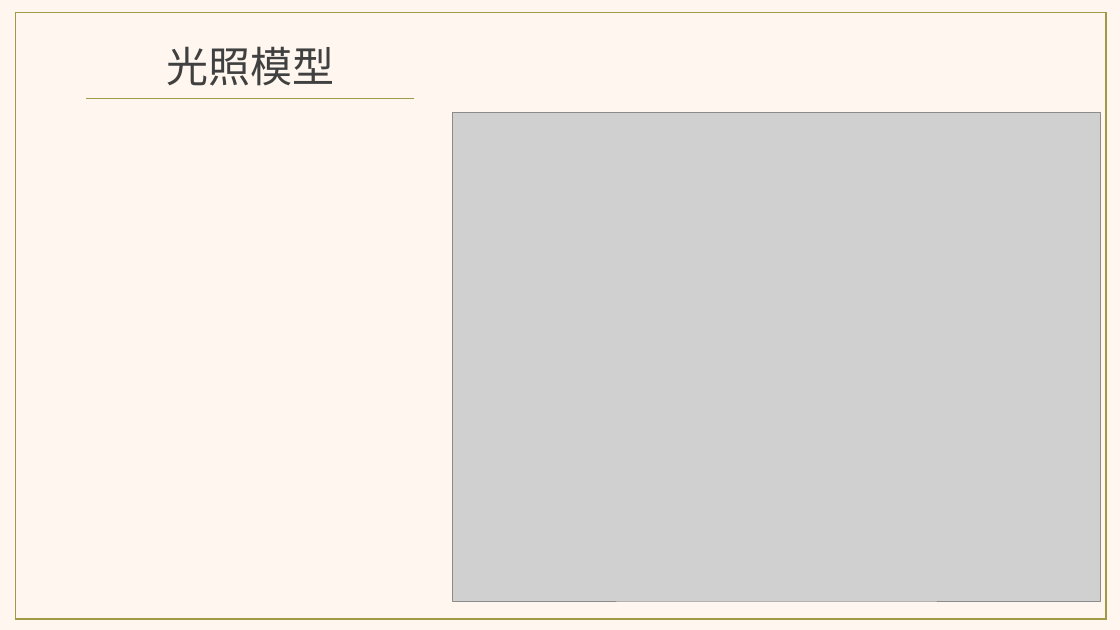
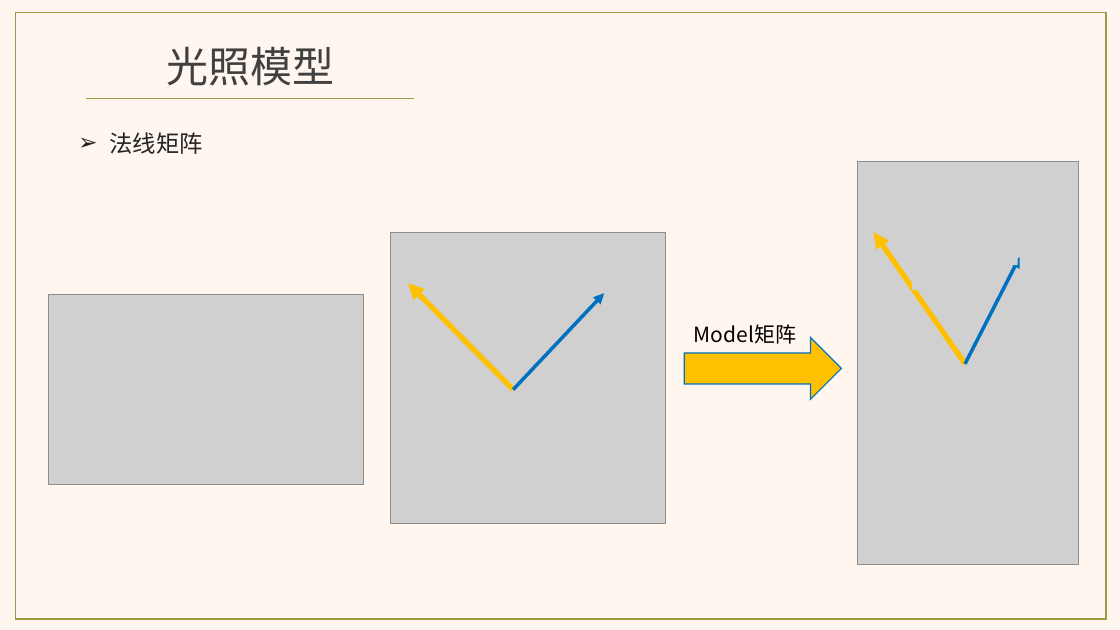
Before and after one commit to aliwanzi/Learn_OpenGL, a slide deck: slide 19 of resources/doc/LearnOpenGL_02.pptx (slide 12 before the commit). Drawn at 1120x630 pixels with LibreOffice and Linux fonts; fonts in the diff are those of the drawing; grey boxes stand for pictures. Boxes give left, top, right and bottom in pixels: in the first picture for what was removed or moved away, otherwise in the second. Text is boxed around its words. In the diff, an @@ line names an element or a change of style, - is before the commit and + after.

```diff
--- a/resources/doc/LearnOpenGL_02.pptx
+++ b/resources/doc/LearnOpenGL_02.pptx
@@ picture removed at [453, 113, 1102, 601] @@
@@ text added at [110, 132, 203, 154], 20 pt, text #222222 @@
+➢ 法线矩阵
@@ picture added at [48, 294, 363, 484] @@
@@ group added at [391, 161, 1080, 565]: 5 pictures, 4 arrows, 1 right arrow, 1 text @@
+Model矩阵
```
Also in this commit, not shown: 17 other slides changed, 11 slides added, 3 slides removed.
